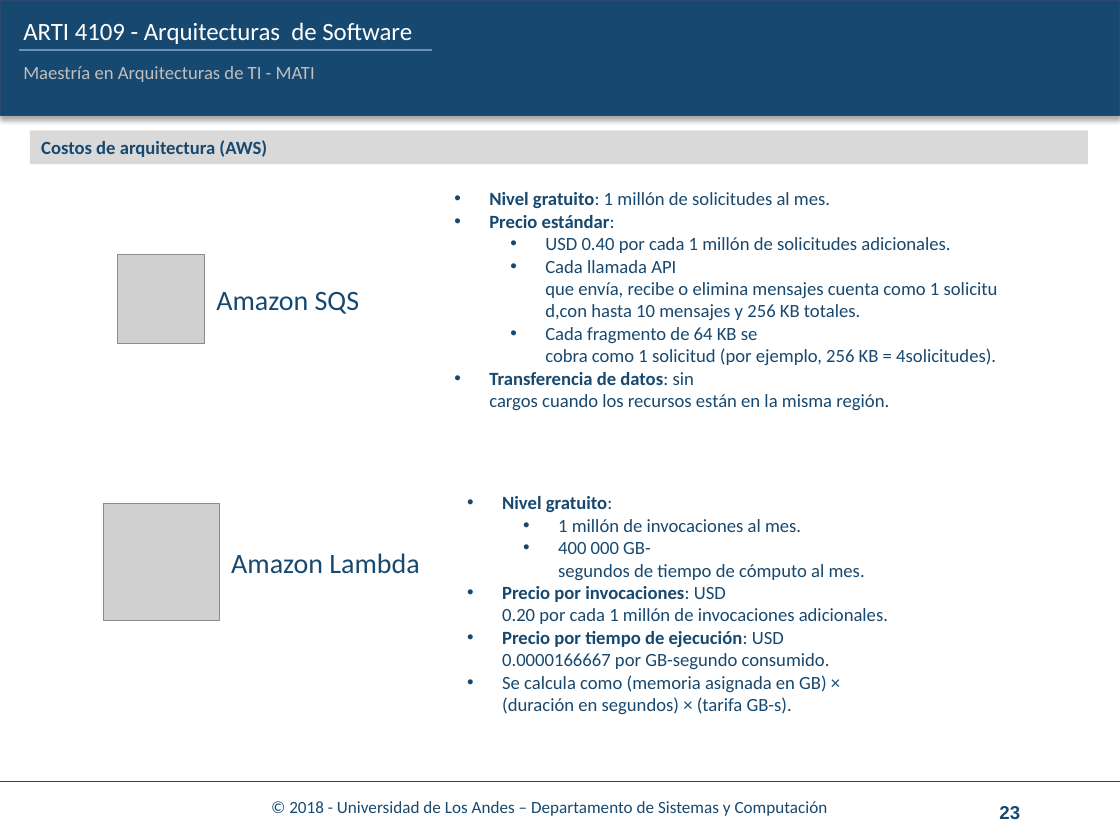
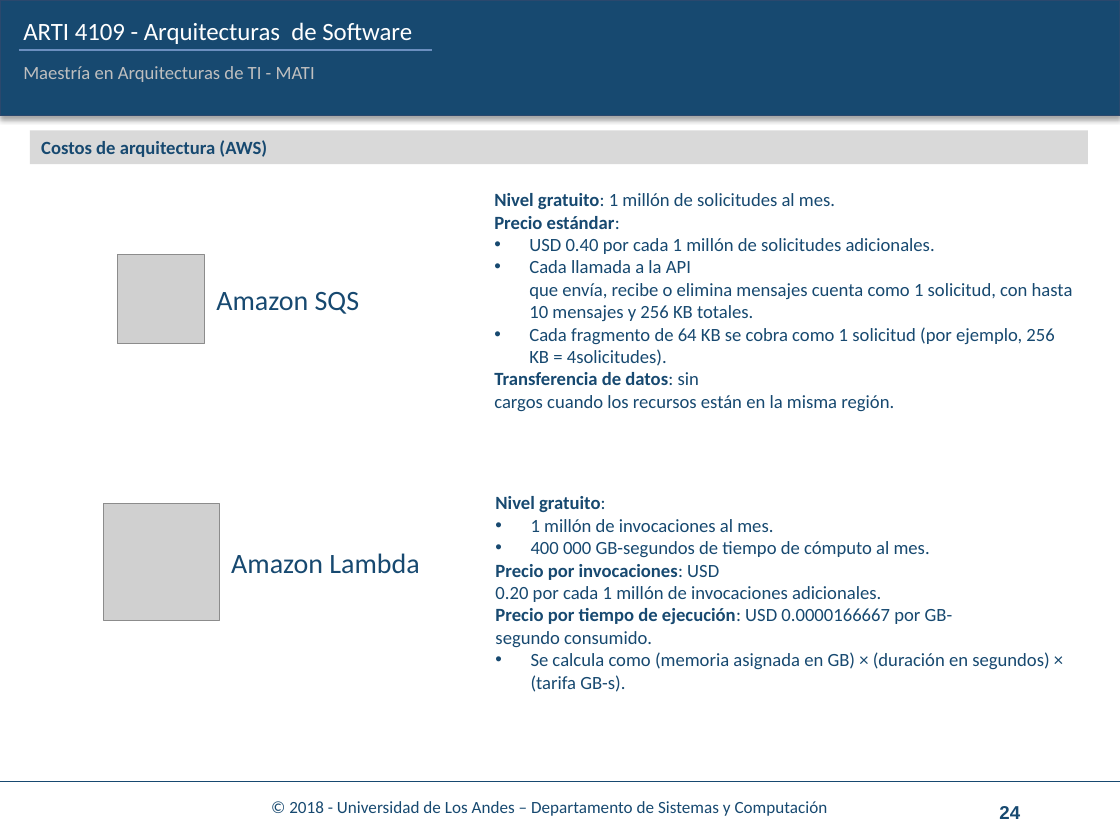
Before and after one commit to juanforo31/Reto1_ASRs_Grupo5, a slide deck: slide 24 of Cuaderno_trabajo/ARTI-4109-4-CuadernoTrabajo-Reto1_desarrollo.pptx (slide 23 before the commit). Drawn at 1120x840 pixels with LibreOffice and Linux fonts; fonts in the diff are those of the drawing; grey boxes stand for pictures; background and template pictures are left out. Boxes give left, top, right and bottom in pixels: in the first picture for what was removed or moved away, otherwise in the second. Text is boxed around its words. In the diff, an @@ line names an element or a change of style, - is before the commit and + after.

```diff
--- a/Cuaderno_trabajo/ARTI-4109-4-CuadernoTrabajo-Reto1_desarrollo.pptx
+++ b/Cuaderno_trabajo/ARTI-4109-4-CuadernoTrabajo-Reto1_desarrollo.pptx
@@ text at (494,193,1054,411): bullet • to none; list level 2 to 1 in "USD 0.40 por cada 1 ..."; list level 2 to 1 in "Cada fragmento de 64 KB ..." @@
@@ text at (529,260,1073,321): text changed @@
-  • Cada llamada API que envía, recibe o elimina mensajes cuenta como 1 solicitud,con hasta 10 mensajes y 256 KB totales.
+• Cada llamada a la API que envía, recibe o elimina mensajes cuenta como 1 solicitud, con hasta 10 mensajes y 256 KB totales.
@@ text "Nivel gratuito:": place and size @@
-text "Nivel gratuito:" at (502,496,888,714)
+text "Nivel gratuito:" at (495,496,1049,692)
@@ text at (495,496,953,647): bullet • to none; list level 2 to 1 in "1 millón de invocaciones al ..."; list level 2 to 1 in "400 000 GB-segundos de tiempo ..." @@
@@ page number at (999,806,1020,819): text changed @@
-23
+24
```
Also in this commit, not shown: 11 other slides changed, 3 slides added, 2 slides removed, 2 other files.
